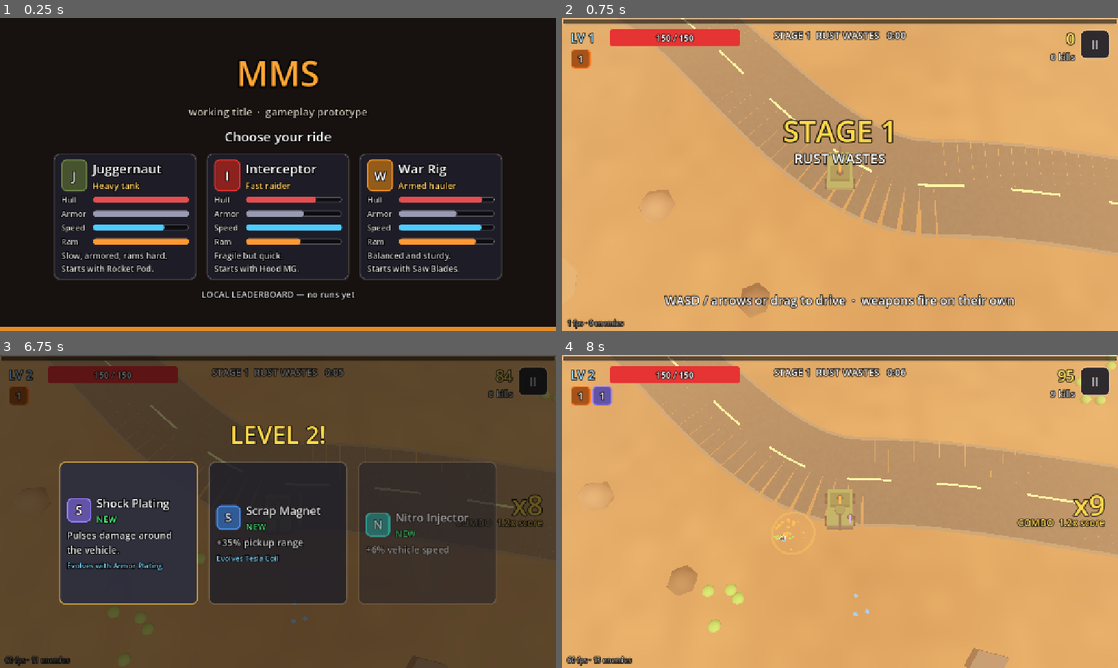
Above: before the commit, frames 1-4 (two rows, left to right).
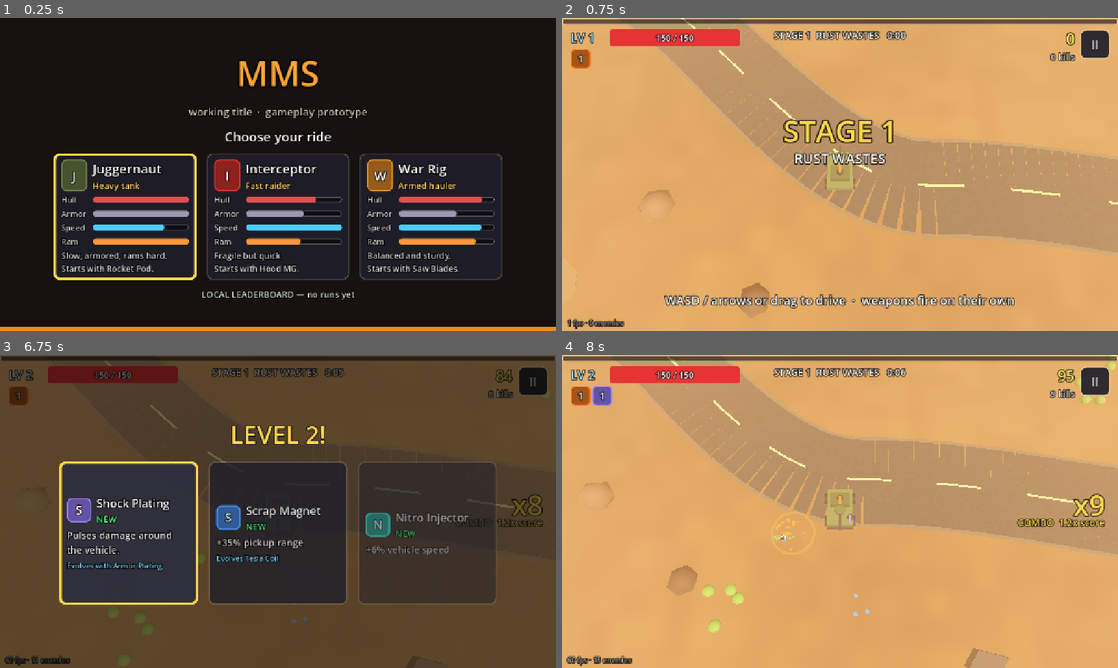
Above: after the commit, the same moments.

Repository: dnis-p/MMS
Game: Godot game, scene res://scenes/main.tscn
Same seed, same stepped clock (60 frames per second), same inputs: the game is played once before the commit and once after it.
Inputs (mouse positions are in pixels of both pictures, inside the frame that each line leads up to):
- Up to frame 1 (0.25 s): no input
- Up to frame 2 (0.75 s): click (684, 215) at 0.52 s
- Up to frame 3 (6.75 s): tap Enter (ui_accept) at 1.25 s; move the mouse to (400, 495) at 1.27 s; hold Right (ui_right) 1.28-2 s; hold Enter (ui_accept) 1.28-2 s; click (400, 495) at 1.42 s; drag from (166, 527) to (250, 574) at 2.02 s; move the mouse to (333, 442) at 2.77 s; hold Right (ui_right) 2.78-3.5 s; hold Enter (ui_accept) 2.78-3.5 s; drag from (250, 574) to (111, 464) at 3.52 s; move the mouse to (444, 558) at 4.27 s; hold Left (ui_left) 4.28-5 s; hold Enter (ui_accept) 4.28-5 s; drag from (111, 464) to (194, 433) at 5.02 s; move the mouse to (305, 511) at 5.77 s; hold Down (ui_down) 5.78-6.5 s; hold Enter (ui_accept) 5.78-6.5 s; click (305, 511) at 5.92 s; drag from (194, 433) to (166, 527) at 6.52 s
- Up to frame 4 (8 s): click (689, 533) at 7.27 s

The runs differ from the first frame. In frame 1, 0.9% of the frame differs, in the area x 9-36%, y 43-84%; in frame 2, nothing differs; in frame 3, 0.9%, in the area x 10-36%, y 34-80%; in frame 4, nothing differs.

Commit message:
Keyboard menus (arrows/WASD, Space or Enter), visible focus, skip to boss in all builds
Co-Authored-By: Claude Opus 5.5 <noreply@anthropic.com>

Diff:
--- a/scripts/game/run.gd
+++ b/scripts/game/run.gd
@@ -76,6 +76,7 @@
 var _last_real_us := 0
 var _clear_ready := false
 var _score_saved := false
+var _skipped := false  # jumped to a boss: the run stays off the leaderboard
 var _touch_index := -1
 var _touch_start := Vector2.ZERO
 var _touch_start_ms := 0
@@ -295,7 +296,7 @@
 
 ## Records the run once, however it ends. Returns the leaderboard rank (0 = none).
 func _save_score() -> int:
-	if _score_saved or score <= 0 or autotest:
+	if _score_saved or score <= 0 or autotest or _skipped:
 		return 0
 	_score_saved = true
 	return Save.submit(score, class_id, stage, kills)
@@ -662,9 +663,10 @@
 	_stick_reset()
 	get_tree().paused = true
 	var buttons := [["Resume", _resume]]
-	if phase == Phase.ROAM and OS.is_debug_build():
+	if phase == Phase.ROAM:
 		buttons.append(["Skip to boss (test)", func():
 			_resume()
+			_skipped = true
 			stage_time = boss_time])
 	buttons.append(["Quit to menu", _quit_to_menu])
 	overlay.show_panel("PAUSED", ["Stage %d  ·  %s" % [stage, biome["name"]]], buttons)
--- a/scripts/main.gd
+++ b/scripts/main.gd
@@ -100,6 +100,12 @@
 
 
 func _setup_input() -> void:
+	# Menus use Godot's ui_* actions: arrows, Space and Enter come built in, WASD is added here.
+	var nav_keys := {"ui_left": KEY_A, "ui_right": KEY_D, "ui_up": KEY_W, "ui_down": KEY_S}
+	for action in nav_keys:
+		var nav := InputEventKey.new()
+		nav.physical_keycode = nav_keys[action]
+		InputMap.action_add_event(action, nav)
 	var map := {
 		"move_left": [KEY_A, KEY_LEFT],
 		"move_right": [KEY_D, KEY_RIGHT],
--- a/scripts/ui/crate_ui.gd
+++ b/scripts/ui/crate_ui.gd
@@ -155,7 +155,7 @@
 
 
 func _unhandled_key_input(event: InputEvent) -> void:
-	if visible and _can_close and event.is_pressed():
+	if visible and _can_close and event.is_action_pressed("ui_accept"):
 		_close()
 
 
--- a/scripts/ui/level_up.gd
+++ b/scripts/ui/level_up.gd
@@ -42,6 +42,7 @@
 		c.queue_free()
 	visible = true
 	Sfx.play("levelup", -4.0, 1.0, true)
+	var first: Button = null
 	for i in options.size():
 		var o: Dictionary = options[i]
 		var b := Button.new()
@@ -53,6 +54,8 @@
 		b.add_child(content)
 		b.pressed.connect(_pick.bind(o))
 		_cards.add_child(b)
+		if not first:
+			first = b
 		b.modulate.a = 0.0
 		b.pivot_offset = b.custom_minimum_size * 0.5
 		b.scale = Vector2.ONE * 0.6
@@ -60,6 +63,8 @@
 		tw.tween_property(b, "modulate:a", 1.0, 0.18).set_delay(0.06 * i)
 		tw.tween_property(b, "scale", Vector2.ONE, 0.3).set_delay(0.06 * i).set_trans(Tween.TRANS_BACK).set_ease(Tween.EASE_OUT)
 		b.mouse_entered.connect(func(): Sfx.play("card", -14.0))
+	if not options.is_empty():
+		first.grab_focus()
 	if auto_pick:
 		get_tree().create_timer(0.4, true).timeout.connect(func(): _pick(options[0], true))
 
--- a/scripts/ui/menu.gd
+++ b/scripts/ui/menu.gd
@@ -41,6 +41,7 @@
 	root.add_child(cards)
 	for id in Defs.CLASSES:
 		cards.add_child(_class_card(id))
+	cards.get_child(0).grab_focus.call_deferred()
 
 	var board := Ui.label(_leaderboard_text(), 20, Color(0.85, 0.85, 0.85))
 	board.horizontal_alignment = HORIZONTAL_ALIGNMENT_CENTER
--- a/scripts/ui/overlay.gd
+++ b/scripts/ui/overlay.gd
@@ -91,6 +91,7 @@
 		var l := Ui.label(String(line), 26, Color(0.9, 0.9, 0.9))
 		l.horizontal_alignment = HORIZONTAL_ALIGNMENT_CENTER
 		_panel_box.add_child(l)
+	var first: Button = null
 	for b in buttons:
 		var btn := Button.new()
 		btn.text = b[0]
@@ -100,7 +101,11 @@
 			hide_panel()
 			cb.call())
 		_panel_box.add_child(btn)
+		if not first:
+			first = btn
 	_panel_root.visible = true
+	if first:
+		first.grab_focus()
 
 
 func hide_panel() -> void:
--- a/scripts/ui/ui.gd
+++ b/scripts/ui/ui.gd
@@ -18,7 +18,10 @@
 	t.set_stylebox("normal", "Button", normal)
 	t.set_stylebox("hover", "Button", hover)
 	t.set_stylebox("pressed", "Button", pressed)
-	t.set_stylebox("focus", "Button", StyleBoxEmpty.new())
+	var focus := _box(Color(0, 0, 0, 0), Color(1, 0.85, 0.3, 1.0))
+	focus.draw_center = false
+	focus.set_border_width_all(6)
+	t.set_stylebox("focus", "Button", focus)
 	t.set_stylebox("disabled", "Button", normal)
 	t.set_font_size("font_size", "Button", 26)
 	t.set_stylebox("panel", "PanelContainer", _box(Color(0.08, 0.08, 0.1, 0.94), Color(1, 1, 1, 0.12)))
